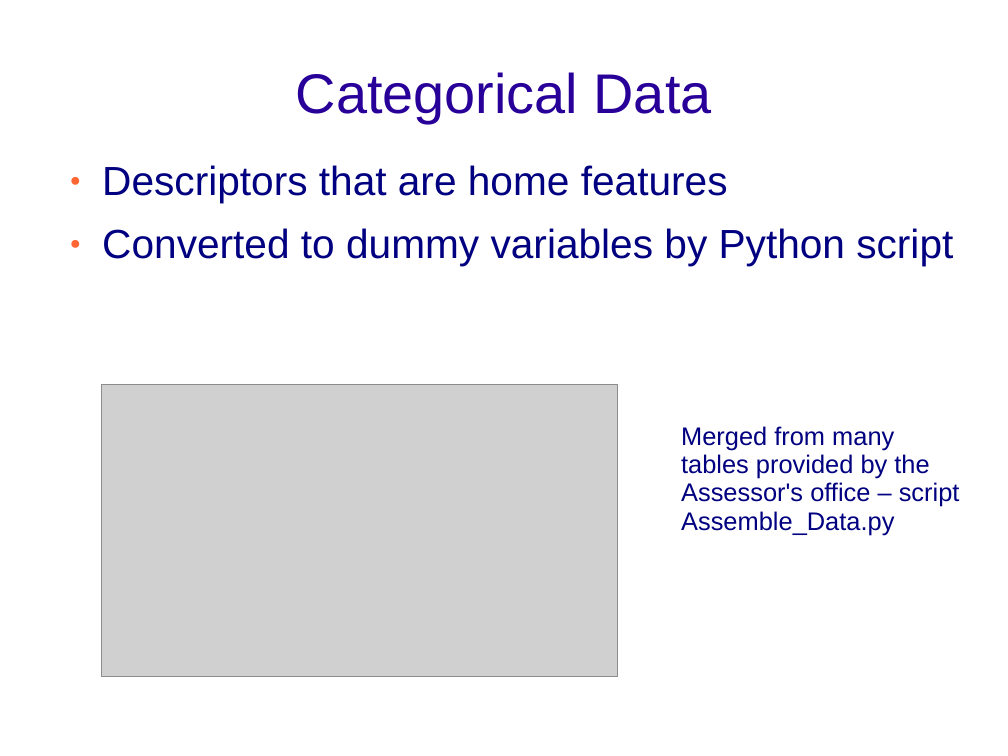
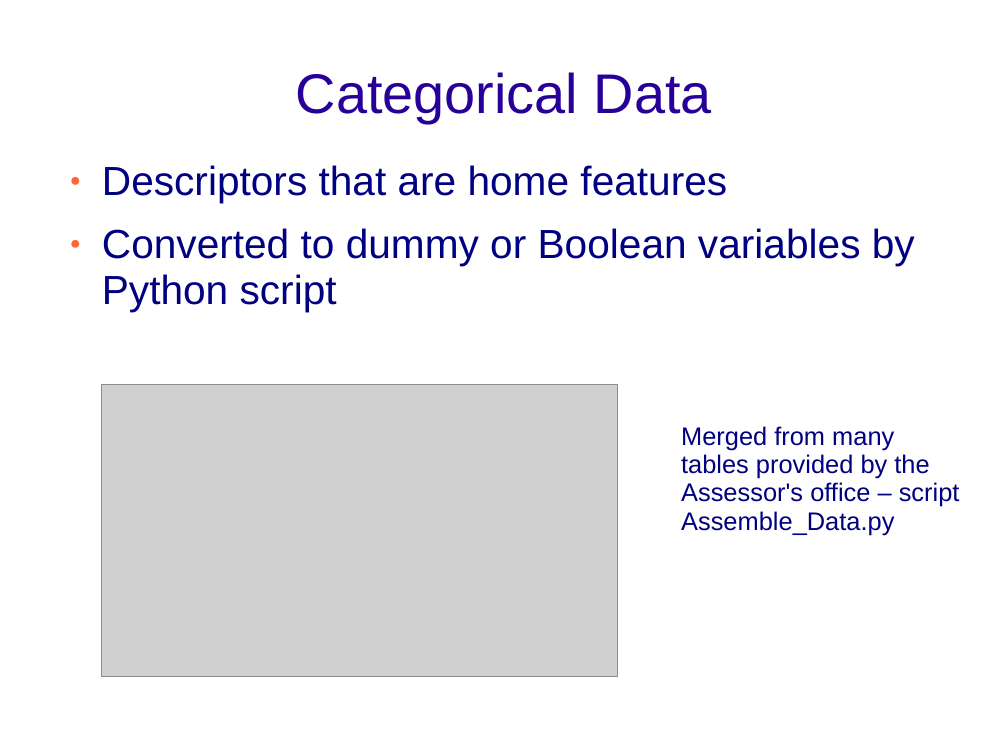
Before and after one commit to Vettejeep/Boulder_County_Home_Prices, a slide deck: slide 4 of MaherKevin.ppt. Drawn at 1008x756 pixels with LibreOffice and Linux fonts; fonts in the diff are those of the drawing; grey boxes stand for pictures; background and template pictures are left out. Boxes give left, top, right and bottom in pixels: in the first picture for what was removed or moved away, otherwise in the second. Text is boxed around its words. In the diff, an @@ line names an element or a change of style, - is before the commit and + after.

Commit message:
Add commentary on dummy variables
Add commentary that "leave one out" for dummy coding actually hurt model performance.

```diff
--- a/MaherKevin.ppt
+++ b/MaherKevin.ppt
@@ text at [102,228,915,312]: text changed @@
-● Converted to dummy variables by Python script
+● Converted to dummy or Boolean variables by Python script
```
Also in this commit, not shown: 7 other slides changed, 1 slide added, 1 other file.
